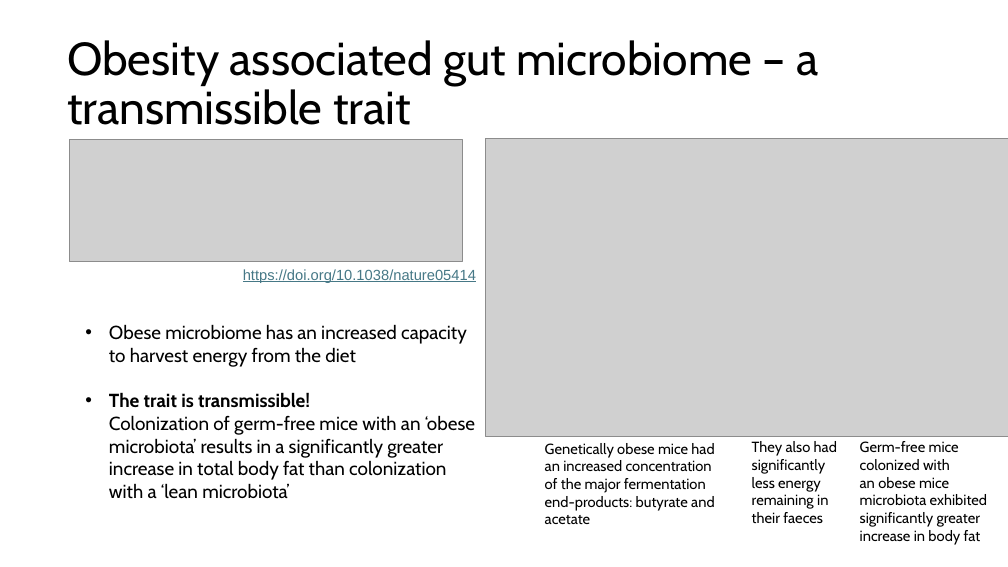
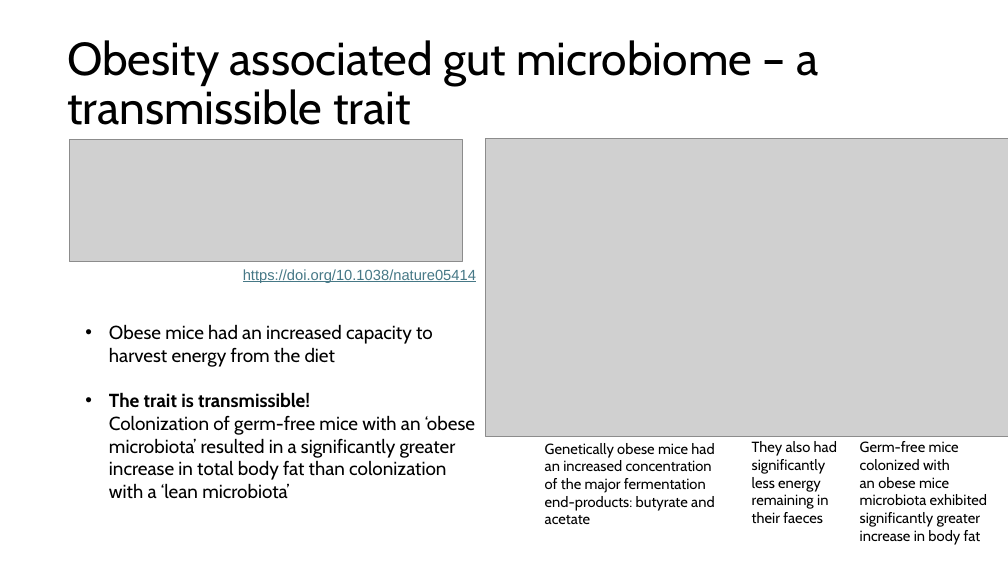
Before and after one commit to biosustain/dsp_metagenomics_training, a slide deck: slide 4 of course_contents/IntroMetagenomics.pptx. Drawn at 1008x567 pixels with LibreOffice and Linux fonts; fonts in the diff are those of the drawing; grey boxes stand for pictures. Boxes give left, top, right and bottom in pixels: in the first picture for what was removed or moved away, otherwise in the second. Text is boxed around its words. In the diff, an @@ line names an element or a change of style, - is before the commit and + after.

```diff
--- a/course_contents/IntroMetagenomics.pptx
+++ b/course_contents/IntroMetagenomics.pptx
@@ text at [109,324,475,499]: text changed @@
-• Obese microbiome has an increased capacity to harvest energy from the diet
-• The trait is transmissible!
-  Colonization of germ-free mice with an ‘obese microbiota’ results in a significantly greater increase in total body fat than colonization with a ‘lean microbiota’
+• Obese mice had an increased capacity to harvest energy from the diet
+• The trait is transmissible!
+  Colonization of germ-free mice with an ‘obese microbiota’ resulted in a significantly greater increase in total body fat than colonization with a ‘lean microbiota’
```
Also in this commit, not shown: 11 other slides changed, 1 other file.
